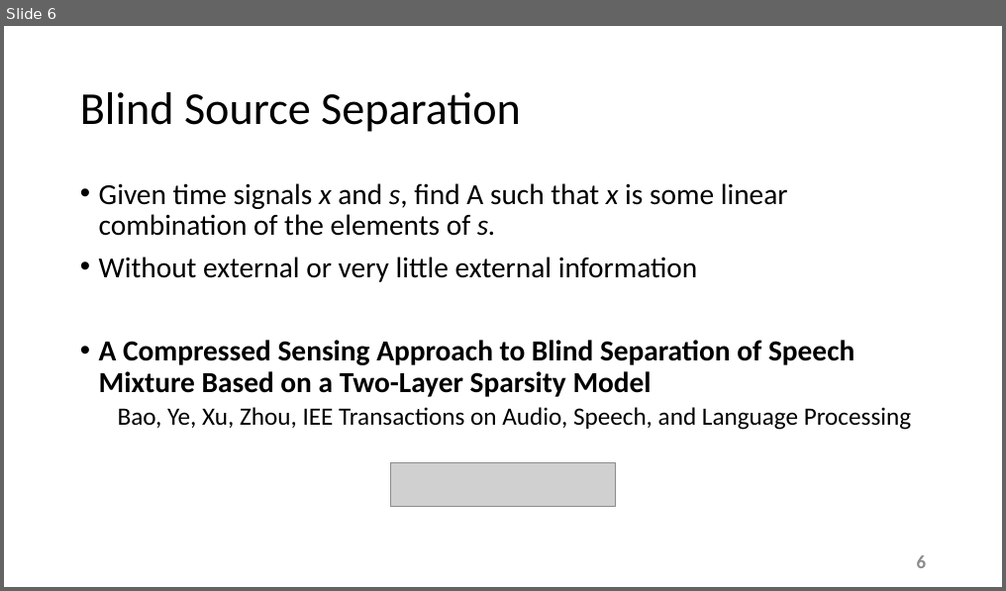
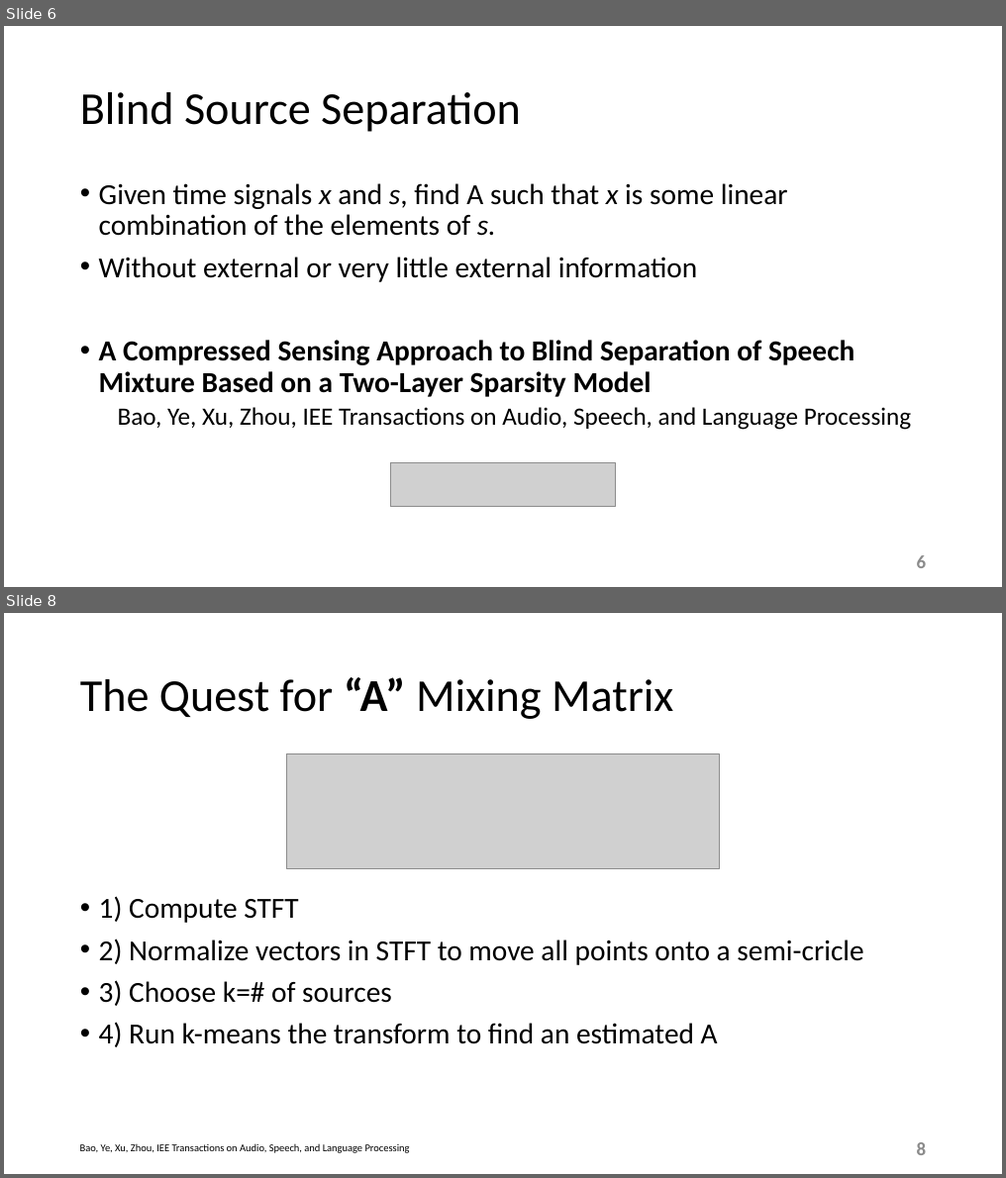
Before and after one commit to esaracin/compressive-sensing-cocktail-party-problem, a slide deck: slide/slides.pptx. Shown one above the other, each under a label of ours: slide 6 before the commit, slides 6 and 8 after it; the slides between them are not shown. The pictures are 1006x591 and 1006x1178 pixels, drawn with LibreOffice and Linux fonts; fonts in the diff are those of the drawing; grey boxes stand for pictures; background and template pictures are left out. Boxes give left, top, right and bottom in pixels: in the first picture for what was removed or moved away, otherwise in the second. Text is boxed around its words. In the diff, an @@ line names an element or a change of style, - is before the commit and + after.

```diff
--- a/slide/slides.pptx
+++ b/slide/slides.pptx
@@ slide 8 added at [4, 613, 1002, 1174], background #FFFFFF @@
@@ title added at [80, 677, 673, 719], 44 pt, text #000000 @@
+The Quest for “A” Mixing Matrix
@@ picture added at [287, 754, 720, 869] @@
@@ text added at [99, 896, 863, 1048], 28 pt, text #000000 @@
+• 1) Compute STFT
+• 2) Normalize vectors in STFT to move all points onto a semi-cricle
+• 3) Choose k=# of sources
+• 4) Run k-means the transform to find an estimated A
@@ text added at [80, 1144, 410, 1154], 10 pt, text #000000 @@
+Bao, Ye, Xu, Zhou, IEE Transactions on Audio, Speech, and Language Processing
@@ page number added at [917, 1143, 927, 1156], 18 pt, text #8C8C8C, bold @@
+8
```
Also in this commit, not shown: 1 slide changed, 2 other slides added, 1 slide removed.
